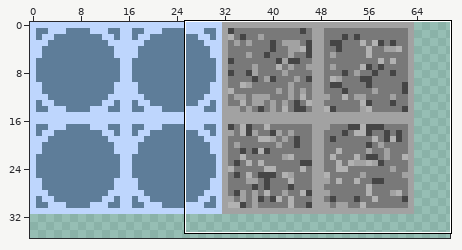
File history of a sprite sheet, chaosdorftiles.png. The first picture is a wide view before the edit; the outline marks the close-up.
Close-up. As it was:
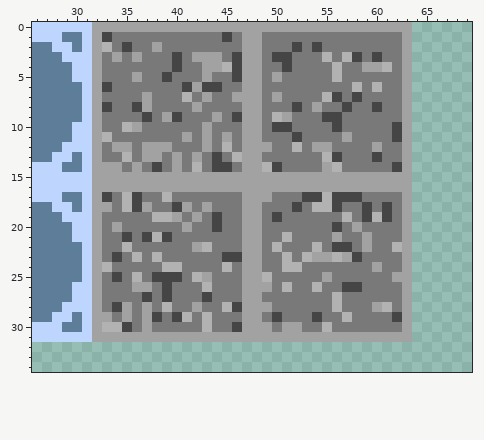
The file is 320x320 pixels. Shown: x 26..69, y 0..34. The wide view leaves out empty margins.
The same view after the edit:
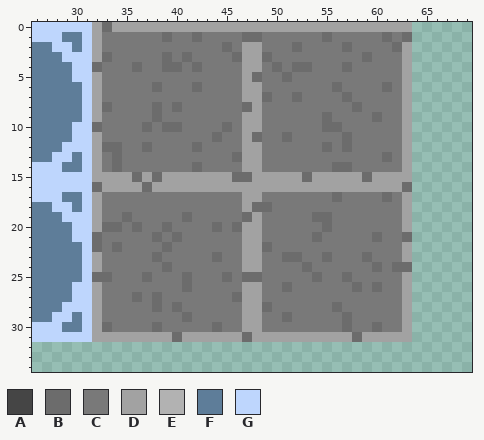
Palette (. is transparent): A #454545  B #6c6c6c  C #797979  D #a2a2a2  E #b2b2b2  F #5e7d99  G #bed6fd
From old to new:
y 0: x 33 D -> B
y 1: x 33 A -> C; x 39 C -> B; x 42 C -> B; x 45 A -> C; x 47..48 DD -> BB; x 55 C -> B; x 61 C -> B; x 63 D -> B
y 2: x 33 E -> C; x 35 A -> C; x 38 D -> C; x 45 C -> B; x 52 A -> B; x 54 A -> C; x 57 C -> B; x 62 C -> B
y 3: x 33..34 CD -> BC; x 36 D -> C; x 39..44 CACDDD -> BCBCCC; x 46 A -> B; x 49..51 CAA -> BCC; x 55 E -> C; x 57..60 EACA -> CCBC
y 4: x 32 D -> B; x 36 C -> B; x 39..40 CA -> BB; x 42..46 CDDEA -> BCCCC; x 50..53 CACC -> BCBB; x 56..57 EC -> CB; x 59..61 DDE -> CCC
y 5: x 36 D -> C; x 39 A -> C; x 43 D -> C; x 46 A -> C; x 48 D -> B; x 50..51 DC -> CB; x 56 E -> C
y 6: x 33 A -> C; x 38 C -> B; x 41..44 ADAA -> CBCC; x 56 C -> B; x 58 E -> C; x 60..61 EC -> CB
y 7: x 37 D -> C; x 41 E -> C; x 43 D -> C; x 46 D -> C; x 49..50 CD -> BC; x 52 C -> B; x 55..58 EACA -> CCBC
y 8: x 33 A -> B; x 36..38 ADC -> CCB; x 40 C -> B; x 42 D -> C; x 47 D -> B; x 52 A -> C; x 54 D -> C; x 57..58 AC -> CB; x 60 A -> C
y 9: x 37..40 ACDA -> CBCC; x 44 D -> C; x 46 A -> C; x 50..51 ED -> CC; x 55..56 AA -> BC; x 60 C -> B
y 10: x 32 D -> B; x 35..37 EDC -> CCB; x 39..40 CC -> BB; x 43 D -> C; x 45 C -> B; x 50..51 AA -> CC; x 55..56 CA -> BB; x 62 A -> C
y 11: x 33 E -> C; x 41 D -> C; x 43..45 DCD -> CBC; x 48 D -> B; x 51..52 CA -> BC; x 57 D -> B; x 62 A -> C
y 12: x 33..35 CDD -> BBC; x 37..39 DDD -> BCC; x 42..43 CD -> BC; x 45 E -> C; x 49 D -> C; x 52 E -> C; x 54..55 DD -> CB; x 57 C -> B; x 60 D -> C
y 13: x 34..35 CE -> BC; x 37..38 DD -> CC; x 40 D -> C; x 42 D -> C; x 44 A -> C; x 46 E -> B; x 55..56 EA -> CC; x 60..61 AC -> CB
y 14: x 33..34 DD -> CB; x 36 D -> C; x 38 A -> C; x 40 D -> C; x 42 E -> B; x 44..45 AA -> CC; x 49..50 EA -> CC; x 55..57 DEC -> CBB; x 62 A -> C
y 15: x 36 D -> B; x 38 D -> B; x 46..47 DD -> BB; x 53 D -> B; x 59 D -> B
y 16: x 32 D -> B; x 37 D -> B; x 63 D -> B
y 17: x 33 A -> C; x 35..36 EA -> CC; x 39 E -> C; x 49 D -> C; x 53..58 AAEAAA -> CCCBCC; x 61 C -> B
y 18: x 33 D -> C; x 35..37 EAD -> CCC; x 40..41 AD -> CC; x 43 D -> C; x 48..49 DC -> BB; x 52 A -> C; x 54..56 EEA -> CCC; x 59 A -> C; x 61 A -> C
y 19: x 35 C -> B; x 38..42 EEDCD -> CCCBC; x 44 A -> C; x 47 D -> B; x 50 A -> C; x 54..55 CC -> BB; x 57 E -> C; x 59..61 AEA -> CCC
y 20: x 33..34 CD -> BB; x 36 C -> B; x 39 C -> B; x 41 D -> C; x 44 A -> B; x 46 C -> B; x 55..56 CA -> BC; x 58 D -> C
y 21: x 32 D -> B; x 35 A -> C; x 37..40 AEAC -> CBCB; x 51 E -> C; x 54 C -> B; x 56 D -> C; x 59..60 DC -> CB; x 63 D -> B
y 22: x 32 D -> B; x 34..35 CE -> BC; x 39 C -> B; x 42..43 DE -> CC; x 49..50 CE -> BC; x 54 E -> C; x 56..57 AA -> CC; x 59 D -> C; x 62 E -> C
y 23: x 34 A -> C; x 36 E -> C; x 38 E -> B; x 44..46 CAA -> BCC; x 51..59 ECEDDEDAC -> BBCCBCCCB
y 24: x 33 E -> C; x 39..40 EE -> BC; x 45 E -> C; x 51..53 EEC -> CCB; x 60 D -> B; x 62..63 CD -> BB
y 25: x 32..34 DCA -> BBC; x 36..43 ECAAACED -> CBCCCBCC; x 45 C -> B; x 47..49 DDE -> BBC; x 54..55 CD -> BC; x 57 C -> B; x 62 D -> C
y 26: x 36..37 DD -> CC; x 39 A -> C; x 41 C -> B; x 43 E -> C; x 49 D -> C; x 51 E -> B; x 54 E -> C; x 57..58 AA -> CB; x 60 C -> B
y 27: x 36..39 CACA -> BCBC; x 43 A -> C; x 46 C -> B; x 56 E -> C
y 28: x 34..35 AD -> CC; x 37..40 DCEC -> CBCB; x 42 D -> C; x 45..46 EA -> CC; x 49 D -> B; x 56 E -> B; x 60..61 DE -> CC
y 29: x 33 D -> C; x 35 D -> C; x 37..38 DA -> CC; x 40..41 AE -> CB; x 43 E -> C; x 50..51 AC -> CB; x 54 A -> C; x 57 E -> B; x 62 A -> C
y 30: x 33..35 EEA -> BCC; x 37..38 DC -> CB; x 43..44 EC -> CB; x 46 A -> C; x 49 D -> C; x 51..52 DD -> CC; x 55 E -> C; x 57 C -> B; x 60 C -> B
y 31: x 40 D -> B; x 47 D -> B; x 58 D -> B
Pixel boxes of the changes (left, top, right, bottom) in both close-ups:
changed: (92, 22, 412, 342)
